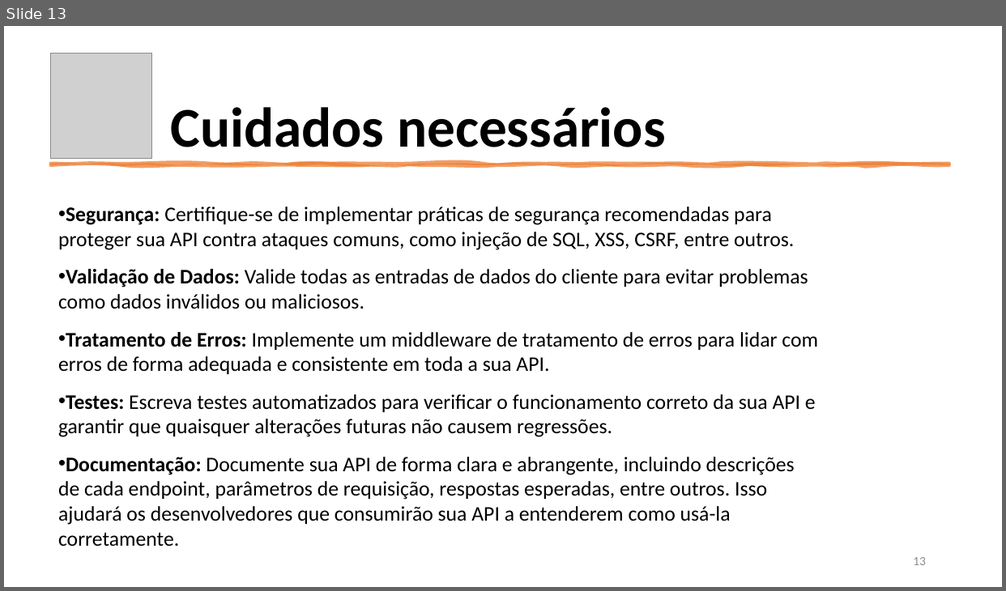
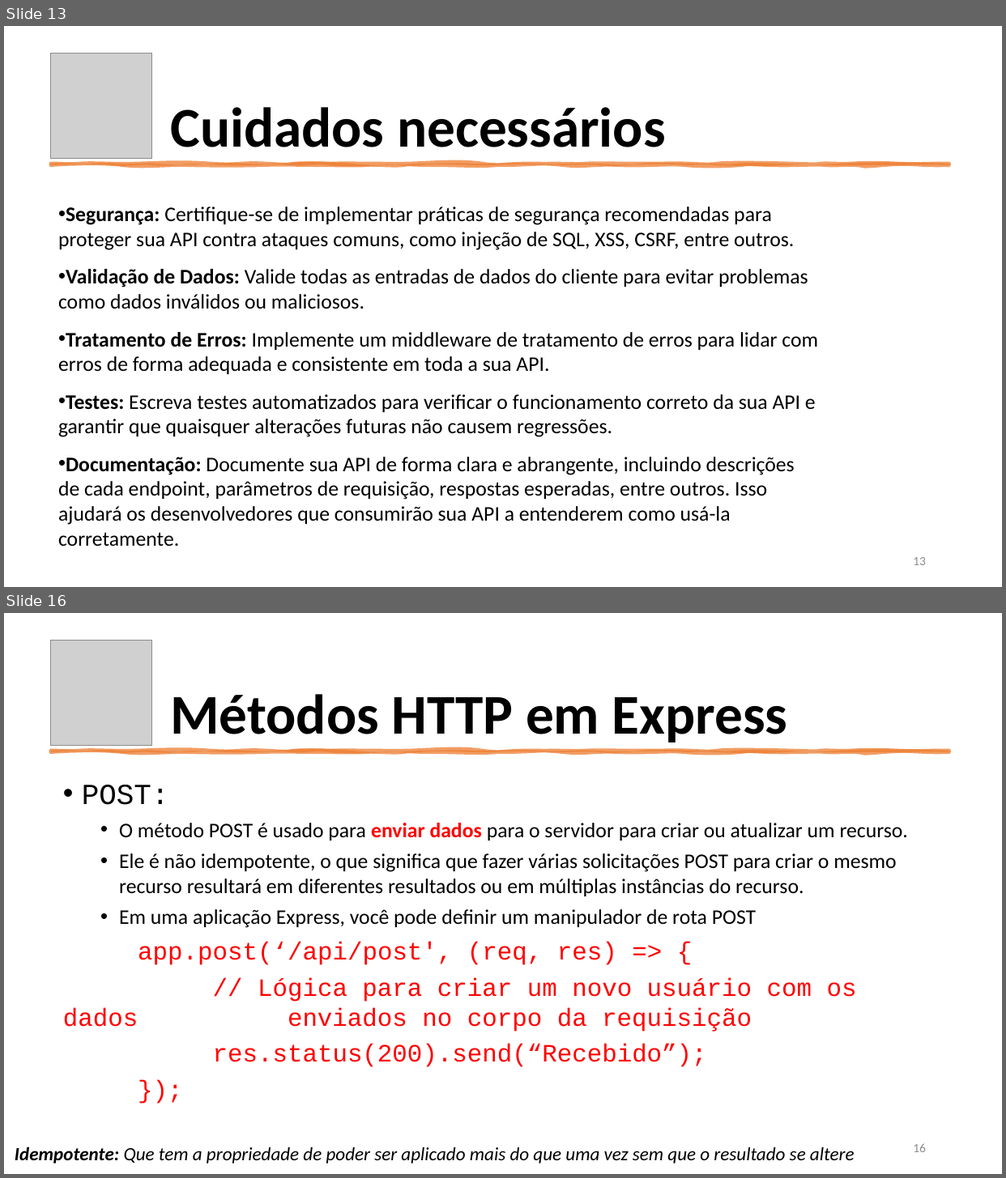
Before and after one commit to aclaytonbr/cursos, a slide deck: API/aulas/parte2/aula9/introducao_express.pptx. Shown one above the other, each under a label of ours: slide 13 before the commit, slides 13 and 16 after it; the slides between them are not shown. The pictures are 1006x591 and 1006x1178 pixels, drawn with LibreOffice and Linux fonts; fonts in the diff are those of the drawing; grey boxes stand for pictures. Boxes give left, top, right and bottom in pixels: in the first picture for what was removed or moved away, otherwise in the second. Text is boxed around its words. In the diff, an @@ line names an element or a change of style, - is before the commit and + after.

```diff
--- a/API/aulas/parte2/aula9/introducao_express.pptx
+++ b/API/aulas/parte2/aula9/introducao_express.pptx
@@ slide 16 added at [4,613,1002,1174], background #FFFFFF @@
@@ picture added at [51,640,152,746] @@
@@ title added at [170,694,788,747], 54 pt, text #000000, bold @@
+Métodos HTTP em Express
@@ freeform shape added at [51,751,949,752], fill #ED7D31 at 75% opacity, outline #ED7D31 3.5 pt @@
@@ text added at [63,785,908,1067], 20 pt, text #000000 @@
+• POST:
+  • O método POST é usado para enviar dados para o servidor para criar ou atualizar um recurso.
+  • Ele é não idempotente, o que significa que fazer várias solicitações POST para criar o mesmo recurso resultará em diferentes resultados ou em múltiplas instâncias do recurso.
+  • Em uma aplicação Express, você pode definir um manipulador de rota POST
+app.post(‘/api/post', (req, res) => {
+// Lógica para criar um novo usuário com os dados enviados no corpo da requisição
+res.status(200).send(“Recebido”);
+});
@@ text added at [15,1147,854,1164], 18 pt, text #000000, italic @@
+Idempotente: Que tem a propriedade de poder ser aplicado mais do que uma vez sem que o resultado se altere
@@ page number added at [913,1144,926,1152], 12 pt, text #8C8C8C @@
+16
```
Also in this commit, not shown: 2 slides changed, 17 other slides added, 19 other files.
